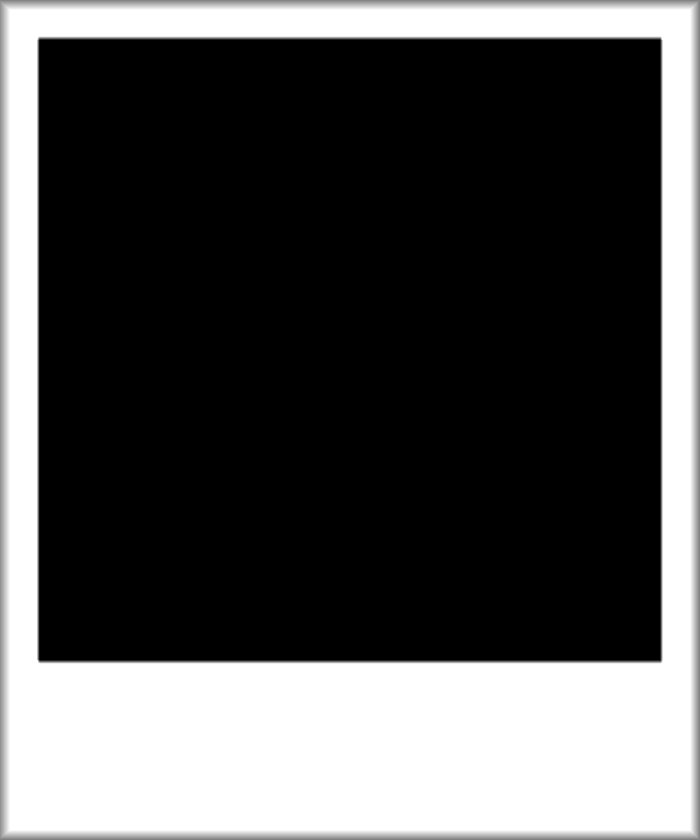
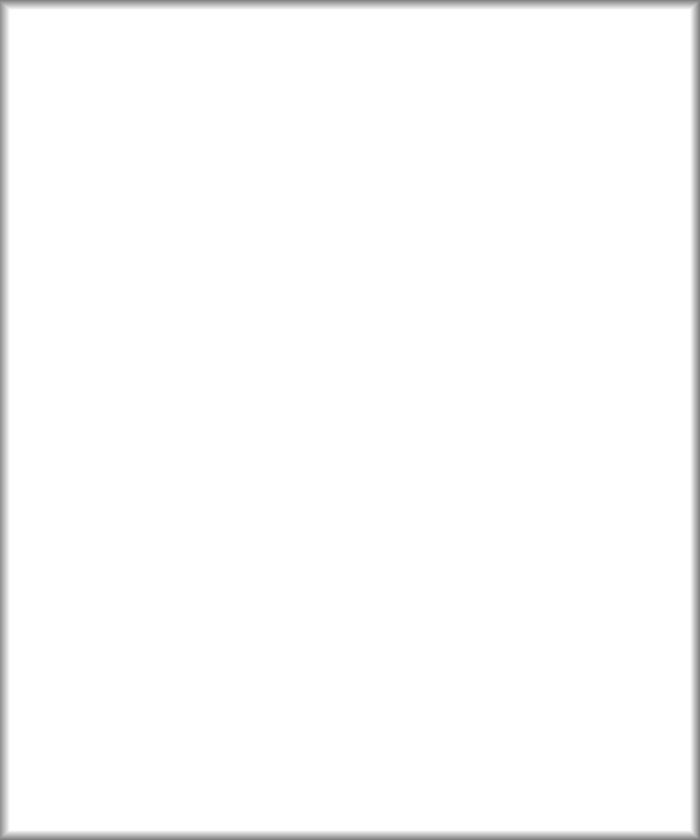
Comparing the layer stacks of the two 700 × 840 images. Changes:
painted on "Background" over [37, 36, 663, 664]
